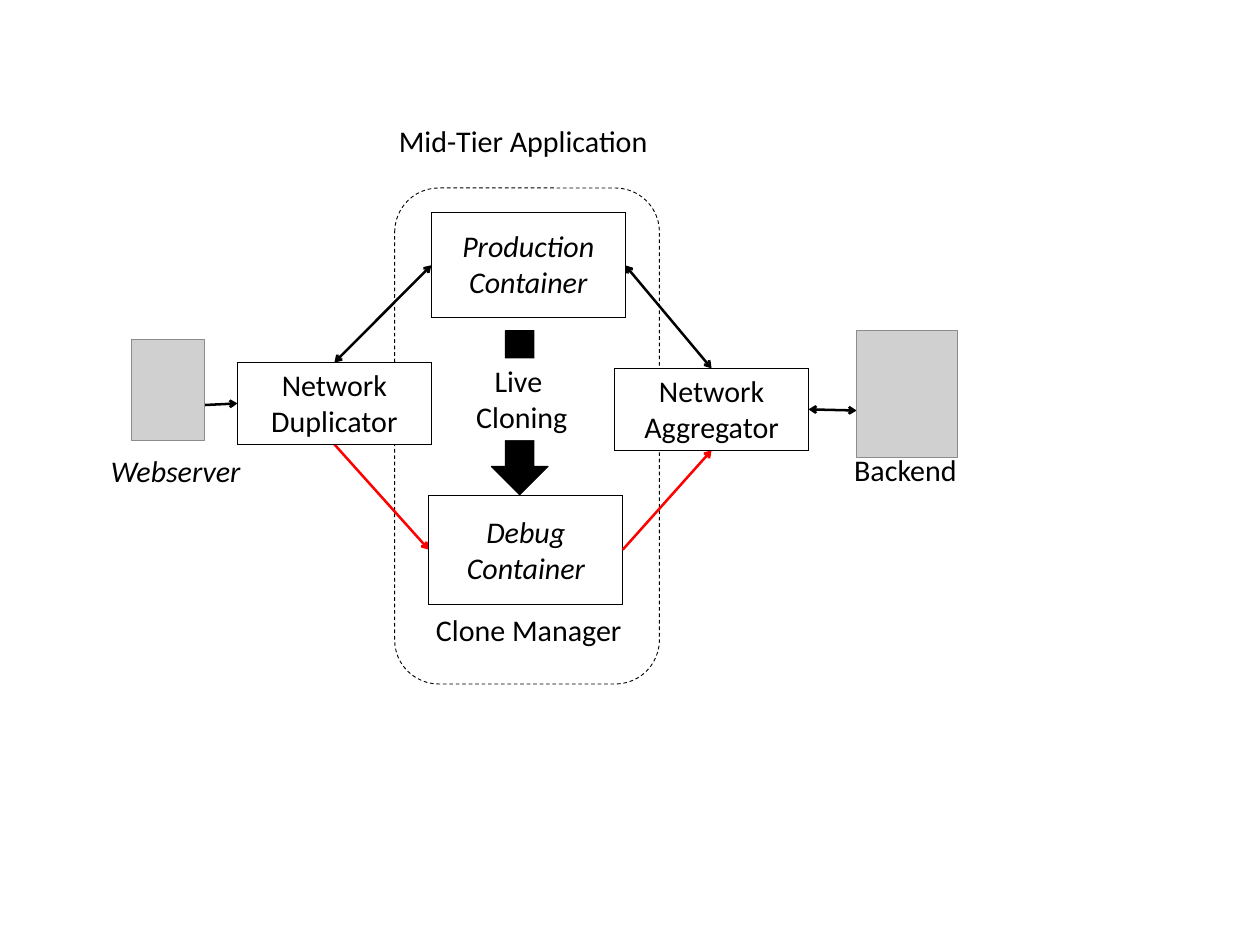
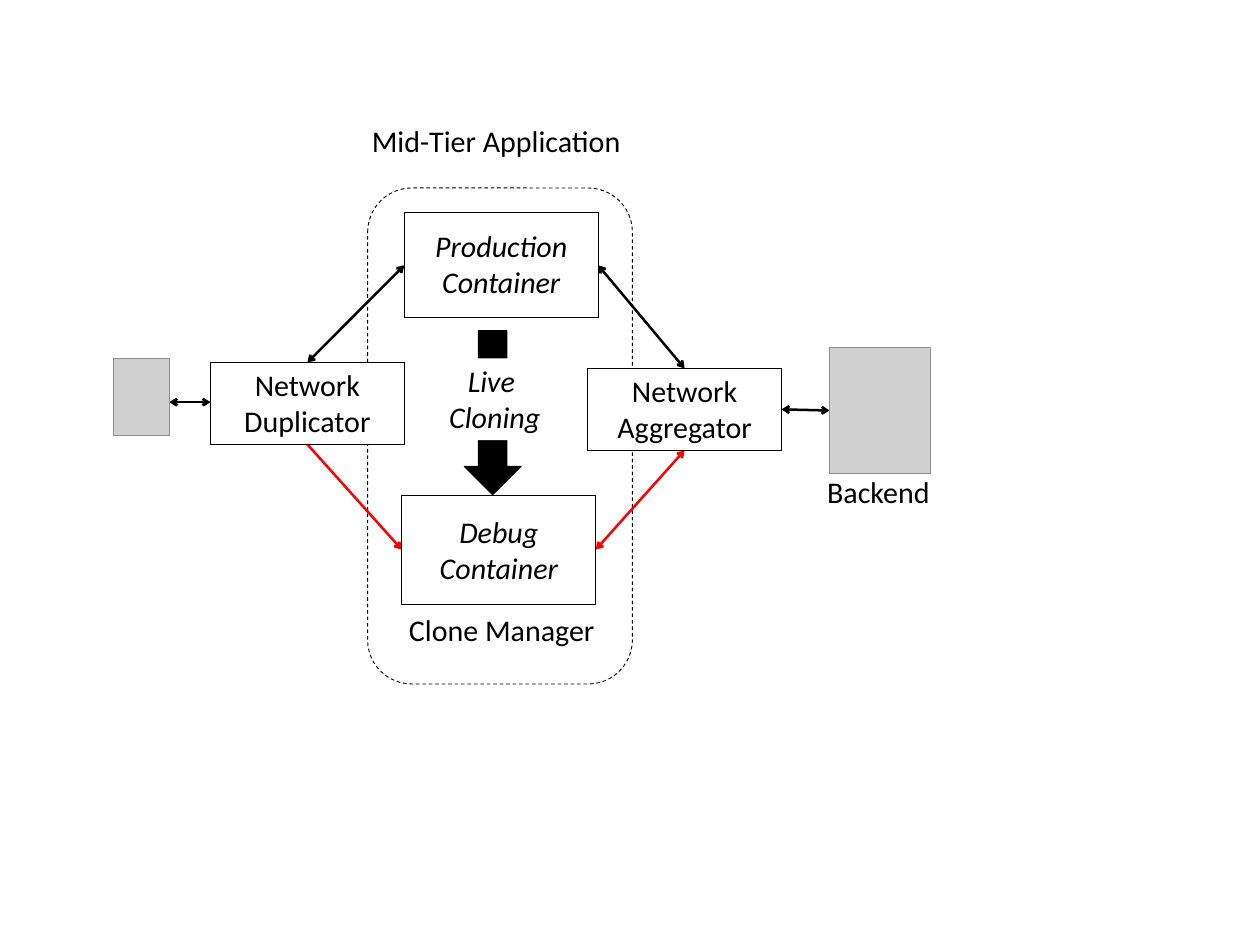
Before and after one commit to nipunarora/parikshan_code, a slide deck: slide 2 of tech-reports/paper/figs/images.pptx. Drawn at 1260x945 pixels with LibreOffice and Linux fonts; fonts in the diff are those of the drawing; grey boxes stand for pictures. Boxes give left, top, right and bottom in pixels: in the first picture for what was removed or moved away, otherwise in the second. Text is boxed around its words. In the diff, an @@ line names an element or a change of style, - is before the commit and + after.

```diff
--- a/tech-reports/paper/figs/images.pptx
+++ b/tech-reports/paper/figs/images.pptx
@@ 1 rectangle, 1 double arrow, 1 rounded rectangle: place and size @@
-1 rectangle, 1 double arrow, 1 rounded rectangle at bbox=[395, 188, 712, 684]
+1 rectangle, 1 double arrow, 1 rounded rectangle at bbox=[367, 188, 685, 684]
@@ picture: place and size @@
-picture at bbox=[132, 339, 205, 440]
+picture at bbox=[113, 358, 169, 436]
@@ text "Live" at bbox=[449, 371, 540, 433]: italic on @@
@@ picture: place and size @@
-picture at bbox=[857, 330, 958, 457]
+picture at bbox=[830, 347, 931, 474]
@@ double arrow moved from (183, 406) - (238, 403) to (169, 402) - (211, 402) @@
@@ 4 rectangles, 3 double arrows, 2 texts, 1 arrow, 1 down arrow: place and size @@
-4 rectangles, 3 double arrows, 2 texts, 1 arrow, 1 down arrow at bbox=[238, 131, 857, 604]
+4 rectangles, 3 double arrows, 2 texts, 1 arrow, 1 down arrow at bbox=[211, 131, 830, 604]
@@ text removed at bbox=[111, 461, 241, 483] @@
-Webserver
@@ arrow (596, 550) - (685, 450): arrow to double arrow @@
@@ text "Backend" rewrapped from bbox=[854, 456, 956, 482] to bbox=[827, 482, 929, 504] @@
```
Also in this commit, not shown: 1 other slide changed, 26 other files.
